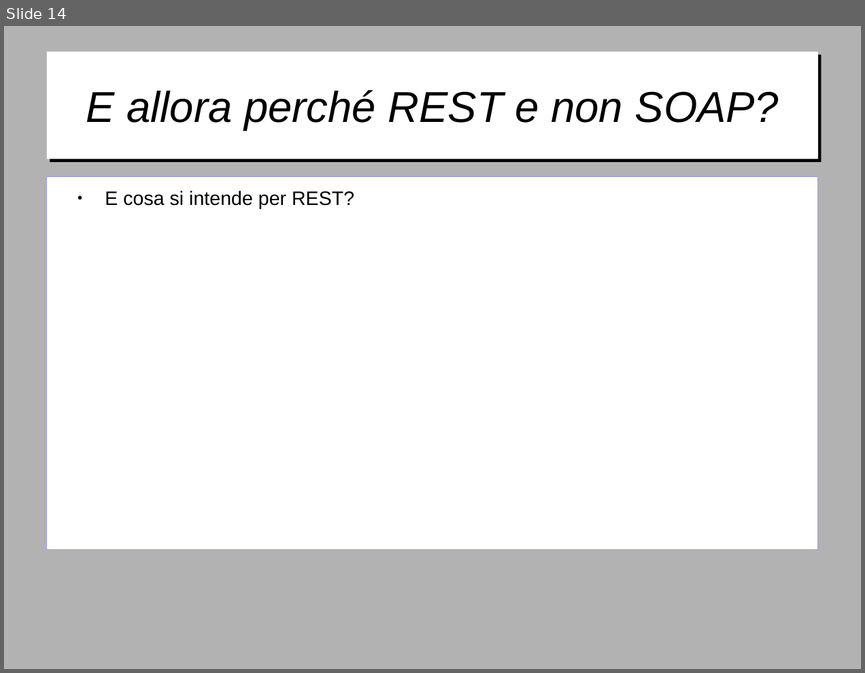
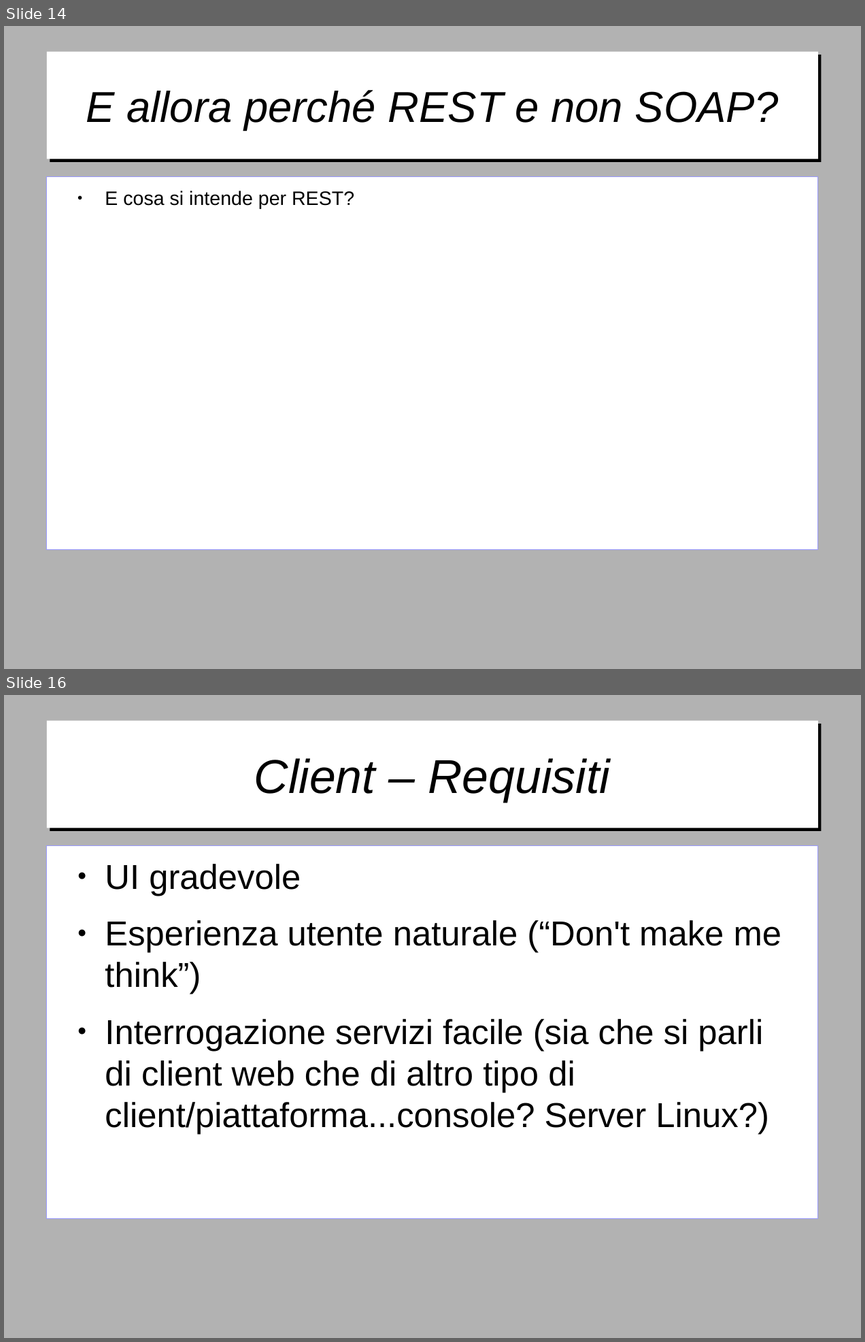
Before and after one commit to gitfer/ARXCourse, a slide deck: ARXCourse.odp. Shown one above the other, each under a label of ours: slide 14 before the commit, slides 14 and 16 after it; the slides between them are not shown. The pictures are 865x673 and 865x1342 pixels, drawn with LibreOffice and Linux fonts; fonts in the diff are those of the drawing; background and template pictures are left out. Boxes give left, top, right and bottom in pixels: in the first picture for what was removed or moved away, otherwise in the second. Text is boxed around its words. In the diff, an @@ line names an element or a change of style, - is before the commit and + after.

```diff
--- a/ARXCourse.odp
+++ b/ARXCourse.odp
@@ slide 16 added at bbox=[4, 695, 861, 1338], background #B2B2B2 @@
@@ title added at bbox=[47, 721, 818, 828], fill #FFFFFF, 44 pt, text #000000, italic @@
+Client – Requisiti
@@ text added at bbox=[47, 845, 818, 1218], fill #FFFFFF, outline #9999FF 0 pt, 32 pt, text #000000 @@
+● UI gradevole
+● Esperienza utente naturale (“Don't make me think”)
+● Interrogazione servizi facile (sia che si parli di client web che di altro tipo di client/piattaforma...console? Server Linux?)
```
Also in this commit, not shown: 4 other slides added.
